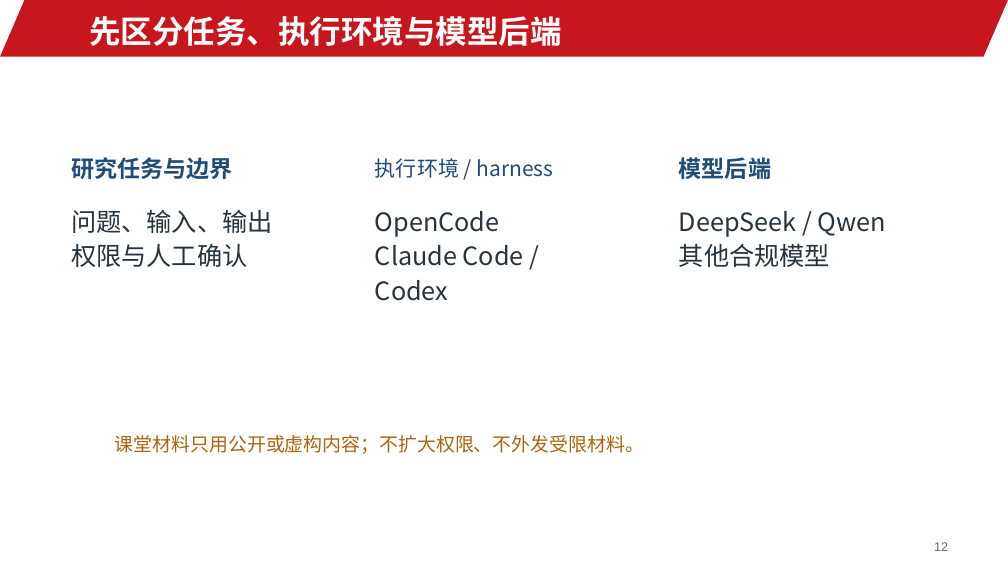
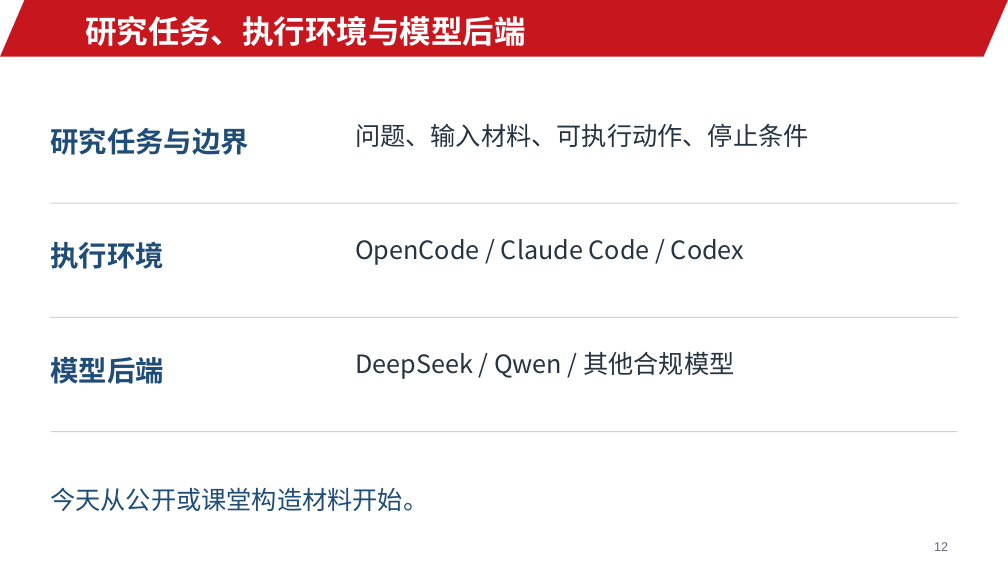
Before and after one commit to jinyh/ai4research, a slide deck: slide 12 of lessons/lesson-01/slides.pptx. Drawn at 1008x567 pixels with LibreOffice and Linux fonts; fonts in the diff are those of the drawing; background and template pictures are left out. Boxes give left, top, right and bottom in pixels: in the first picture for what was removed or moved away, otherwise in the second. Text is boxed around its words. In the diff, an @@ line names an element or a change of style, - is before the commit and + after.

```diff
--- a/lessons/lesson-01/slides.pptx
+++ b/lessons/lesson-01/slides.pptx
@@ text at (x1=85, y1=16, x2=526, y2=46): text changed @@
-先区分任务、执行环境与模型后端
+研究任务、执行环境与模型后端
@@ text "研究任务与边界" moved from (x1=71, y1=157, x2=232, y2=179) to (x1=50, y1=127, x2=248, y2=155) @@
@@ text "研究任务与边界" at (x1=50, y1=127, x2=248, y2=155): size 22 to 27 pt; line spacing 1.14 to 1.3; vertical alignment middle to top @@
@@ text at (x1=355, y1=123, x2=809, y2=147): text changed; text colour #27333D to #263442 @@
-问题、输入、输出
-权限与人工确认
+问题、输入材料、可执行动作、停止条件
@@ line added from (51, 203) to (958, 203), #CAD3DC 0.98 pt @@
@@ text "执行环境" at (x1=50, y1=241, x2=163, y2=269): vertical alignment middle to top @@
@@ text at (x1=355, y1=239, x2=744, y2=265): text changed; text colour #27333D to #263442 @@
-OpenCode
-Claude Code / Codex
+OpenCode / Claude Code / Codex
@@ text at (x1=50, y1=241, x2=163, y2=269): text changed; size 20 to 27 pt; bold on @@
-执行环境 / harness
+执行环境
@@ line added from (51, 318) to (958, 318), #CAD3DC 0.98 pt @@
@@ text "模型后端" at (x1=50, y1=357, x2=163, y2=384): size 22 to 27 pt; line spacing 1.14 to 1.3; vertical alignment middle to top @@
@@ text "模型后端" moved from (x1=679, y1=157, x2=771, y2=179) to (x1=50, y1=357, x2=163, y2=384) @@
@@ text at (x1=355, y1=352, x2=734, y2=379): text changed; text colour #27333D to #263442 @@
-DeepSeek / Qwen
-其他合规模型
+DeepSeek / Qwen / 其他合规模型
@@ line added from (51, 432) to (958, 432), #CAD3DC 0.98 pt @@
@@ text removed at (x1=115, y1=435, x2=644, y2=454) @@
-课堂材料只用公开或虚构内容；不扩大权限、不外发受限材料。
@@ text added at (x1=50, y1=487, x2=428, y2=511), 24 pt, text #1F4D78 @@
+今天从公开或课堂构造材料开始。
```
Also in this commit, not shown: 11 other slides changed, 18 slides added, 18 slides removed, 18 other files.
